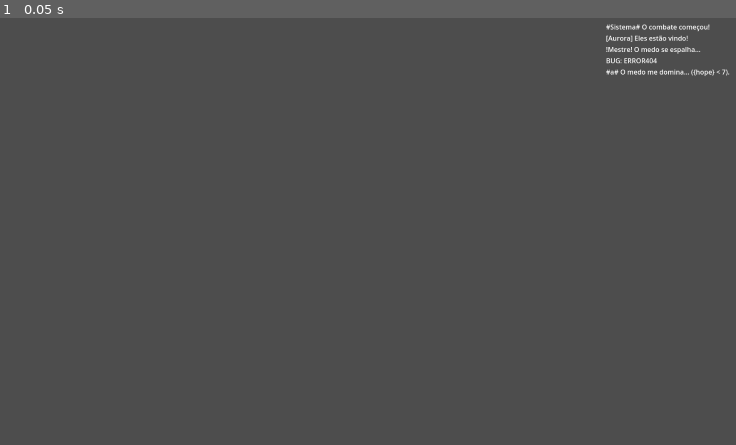
Above: before the commit, frame 1.
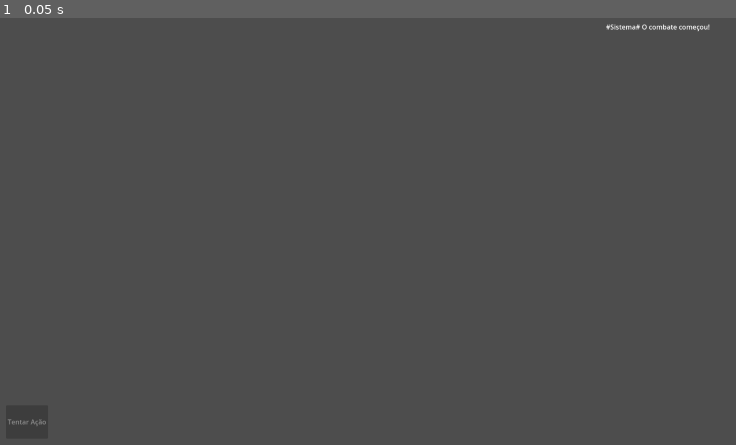
Above: after the commit, the same moment.

Repository: lucsantunes/daggerheart
Game: Godot game, scene res://scenes/CombatScene.tscn
Two runs of this game, one before a commit and one after it. Both use one fixed random seed, a clock stepped at 60 frames per second and the inputs below. The project has no main scene, so this scene is started directly.
Inputs:
- Up to frame 1 (0.05 s): no input

The runs differ from the first frame. In frame 1, 0.4% of the frame differs, in the area x 1-100%, y 3-96%.

Commit message:
Add combat turn management and action button functionality; update game designer rules and documentation

Diff:
--- a/scenes/CombatScene.tscn
+++ b/scenes/CombatScene.tscn
@@ -1,9 +1,11 @@
-[gd_scene load_steps=5 format=3 uid="uid://cmhkj05a3an5x"]
+[gd_scene load_steps=7 format=3 uid="uid://cmhkj05a3an5x"]
 
 [ext_resource type="Script" uid="uid://cpww8t4kmsgfu" path="res://scripts/combat_scene.gd" id="1_rx5ct"]
 [ext_resource type="Script" uid="uid://72u2gj6ml2wd" path="res://scripts/chat_log.gd" id="2_h7esm"]
 [ext_resource type="Script" uid="uid://ce0jok7n3631p" path="res://scripts/dice_roller.gd" id="3_yi6w0"]
 [ext_resource type="Script" uid="uid://dmqssbjueusmn" path="res://scripts/narrator.gd" id="4_h7esm"]
+[ext_resource type="Script" path="res://scripts/turn_manager.gd" id="5_9ukp0"]
+[ext_resource type="Script" path="res://scripts/ui_action_buttons_panel.gd" id="6_1abcp"]
 
 [node name="CombatScene" type="Node2D"]
 script = ExtResource("1_rx5ct")
@@ -19,8 +21,18 @@
 offset_bottom = 1048.0
 script = ExtResource("2_h7esm")
 
+[node name="ActionButtonsPanel" type="HBoxContainer" parent="UI"]
+offset_left = 48.0
+offset_top = 968.0
+offset_right = 928.0
+offset_bottom = 1048.0
+script = ExtResource("6_1abcp")
+
 [node name="DiceRoller" type="Node" parent="."]
 script = ExtResource("3_yi6w0")
 
 [node name="Narrator" type="Node" parent="."]
 script = ExtResource("4_h7esm")
+
+[node name="TurnManager" type="Node" parent="."]
+script = ExtResource("5_9ukp0")
--- a/scripts/combat_scene.gd
+++ b/scripts/combat_scene.gd
@@ -3,14 +3,53 @@
 @onready var dice_roller = $DiceRoller
 @onready var chat_log = $UI/ChatLog
 @onready var narrator = $Narrator
+@onready var turn_manager = $TurnManager
+@onready var action_panel = $UI/ActionButtonsPanel
 
 
 func _ready():
-	# dice_roller.duality_rolled.connect(_on_duality_rolled)
-	# dice_roller.d20_rolled.connect(_on_d20_rolled)
+	# Connect signals
+	dice_roller.duality_rolled.connect(_on_duality_rolled)
+	turn_manager.player_turn_started.connect(_on_player_turn_started)
+	turn_manager.master_turn_started.connect(_on_master_turn_started)
+	action_panel.action_pressed.connect(_on_action_pressed)
 
+	# Opening message
 	chat_log.add_entry("Sistema", "O combate começou!", "narration")
-	chat_log.add_entry("Aurora", "Eles estão vindo!", "talk")
-	chat_log.add_entry("Mestre", "O medo se espalha...", "effect")
-	chat_log.add_entry("BUG", "ERROR404", "error")
-	narrator.narrate_roll('a', 'a', 'fear', 'a', {'fear':7, 'banana':'oi'})
+
+func _on_player_turn_started() -> void:
+	action_panel.set_buttons_enabled(true)
+	chat_log.add_entry("Sistema", "Sua vez. Escolha uma ação.", "narration")
+
+
+func _on_master_turn_started() -> void:
+	action_panel.set_buttons_enabled(false)
+	chat_log.add_entry("Mestre", "Eu reajo às suas escolhas...", "effect")
+	# For now, Master just ends its turn immediately
+	turn_manager.end_master_turn()
+
+
+func _on_action_pressed(action_id: String) -> void:
+	if action_id == "attempt_action":
+		# Perform the core Daggerheart duality roll to resolve the attempt
+		dice_roller.roll_duality(0)
+
+
+func _on_duality_rolled(hope_roll: int, fear_roll: int, total: int, result_type: String) -> void:
+	# Map result for narration keys
+	var mapped := result_type
+	if result_type == "crit":
+		mapped = "tie"
+
+	# Narrate the roll outcome using data-driven lines
+	narrator.narrate_roll("system", "all", mapped, "generic", {
+		"hope": hope_roll,
+		"fear": fear_roll,
+		"total": total
+	})
+
+	# Turn flow: player continues on hope or crit; master reacts on fear
+	if result_type == "fear":
+		turn_manager.end_player_turn()
+	else:
+		chat_log.add_entry("Sistema", "Você pode agir novamente.", "narration")
--- /dev/null
+++ b/scripts/turn_manager.gd
@@ -0,0 +1,34 @@
+extends Node
+
+# Signals describing turn flow events for the combat loop
+signal player_turn_started
+signal master_turn_started
+signal turn_ended
+
+# Public state for current controller
+var is_player_turn: bool = true
+
+func _ready():
+	# Start with the player by default
+	start_player_turn()
+
+
+func start_player_turn() -> void:
+	is_player_turn = true
+	emit_signal("player_turn_started")
+
+
+func end_player_turn() -> void:
+	# After player ends (by failure or fear outcome), Master acts
+	start_master_turn()
+
+
+func start_master_turn() -> void:
+	is_player_turn = false
+	emit_signal("master_turn_started")
+
+
+func end_master_turn() -> void:
+	# After the Master reacts, a new player turn begins
+	emit_signal("turn_ended")
+	start_player_turn()
--- /dev/null
+++ b/scripts/ui_action_buttons_panel.gd
@@ -0,0 +1,23 @@
+extends HBoxContainer
+
+signal action_pressed(action_id)
+
+@onready var roll_button := Button.new()
+
+func _ready():
+	# Create a single action button for now: "Tentar Ação"
+	roll_button.text = "Tentar Ação"
+	roll_button.pressed.connect(_on_roll_pressed)
+	add_child(roll_button)
+	# Initially disabled; enabled at player turn
+	set_buttons_enabled(false)
+
+
+func set_buttons_enabled(enabled: bool) -> void:
+	for child in get_children():
+		if child is Button:
+			child.disabled = not enabled
+
+
+func _on_roll_pressed():
+	emit_signal("action_pressed", "attempt_action")
Not shown, added: scripts/turn_manager.gd.uid
Not shown, added: scripts/ui_action_buttons_panel.gd.uid
Not shown, changed: .cursor/rules/game-designer-rules.mdc
Not shown, added: docs/Resumo Repositório.md
